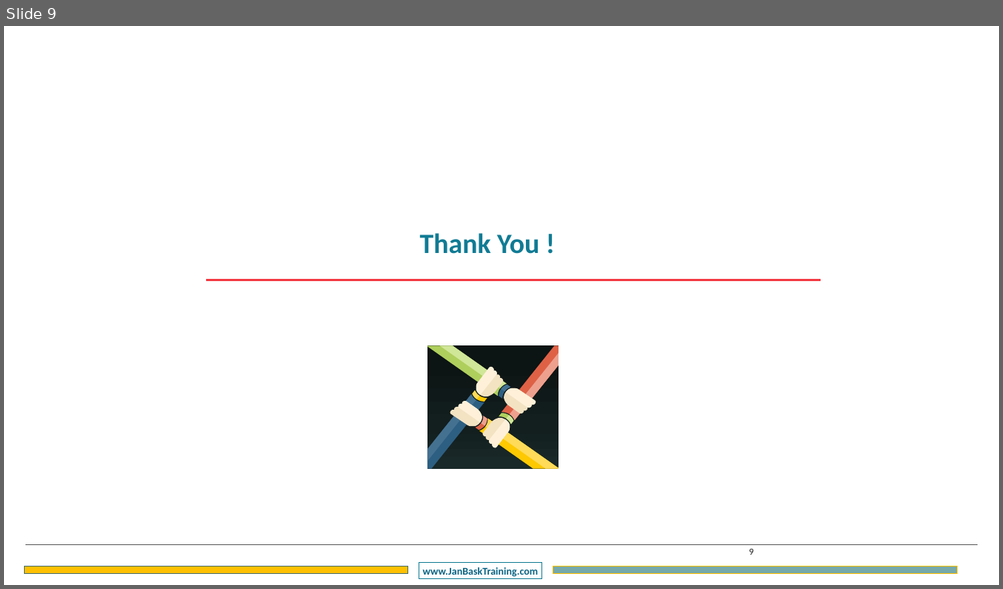
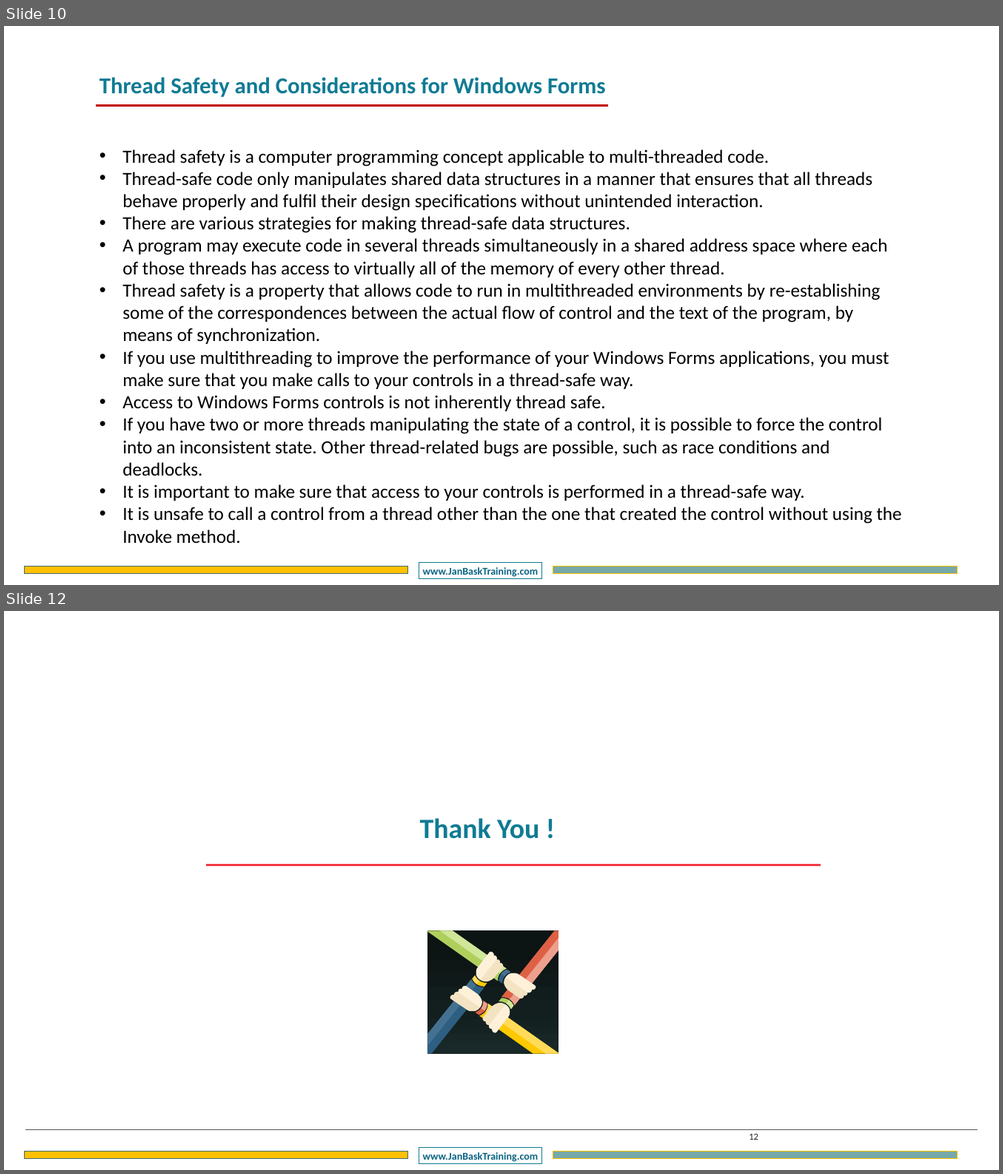
Before and after one commit to DotNetTraining/DotNetDesktop, a slide deck: slides/WFA/WFA - Chapter4.pptx. Shown one above the other, each under a label of ours: slide 9 before the commit, slides 10 and 12 after it; the slides between them are not shown. The pictures are 1003x589 and 1003x1174 pixels, drawn with LibreOffice and Linux fonts; fonts in the diff are those of the drawing; background and template pictures are left out. Boxes give left, top, right and bottom in pixels: in the first picture for what was removed or moved away, otherwise in the second. Text is boxed around its words. In the diff, an @@ line names an element or a change of style, - is before the commit and + after.

```diff
--- a/slides/WFA/WFA - Chapter4.pptx
+++ b/slides/WFA/WFA - Chapter4.pptx
@@ slide 10 added at [4, 26, 999, 585], background #FFFFFF; not listed: 3 template elements that a slide beside it also shows @@
@@ text added at [99, 77, 606, 97], 44 pt, text #107B94, bold @@
+Thread Safety and Considerations for Windows Forms
@@ line added from (96, 106) to (608, 106), #C00000 4.5 pt @@
@@ text added at [122, 150, 902, 543], 36 pt, text #000000 @@
+• Thread safety is a computer programming concept applicable to multi-threaded code.
+• Thread-safe code only manipulates shared data structures in a manner that ensures that all threads behave properly and fulfil their design specifications without unintended interaction.
+• There are various strategies for making thread-safe data structures.
+• A program may execute code in several threads simultaneously in a shared address space where each of those threads has access to virtually all of the memory of every other thread.
+• Thread safety is a property that allows code to run in multithreaded environments by re-establishing some of the correspondences between the actual flow of control and the text of the program, by means of synchronization.
+• If you use multithreading to improve the performance of your Windows Forms applications, you must make sure that you make calls to your controls in a thread-safe way.
+• Access to Windows Forms controls is not inherently thread safe.
+• If you have two or more threads manipulating the state of a control, it is possible to force the control into an inconsistent state. Other thread-related bugs are possible, such as race conditions and deadlocks.
+• It is important to make sure that access to your controls is performed in a thread-safe way.
+• It is unsafe to call a control from a thread other than the one that created the control without using the Invoke method.
@@ what was slide 9 is now slide 12 @@
@@ page number at [748, 1134, 758, 1140]: text changed @@
-9
+12
```
Also in this commit, not shown: 2 slides changed, 8 other slides added, 6 slides removed, 2 other files.
